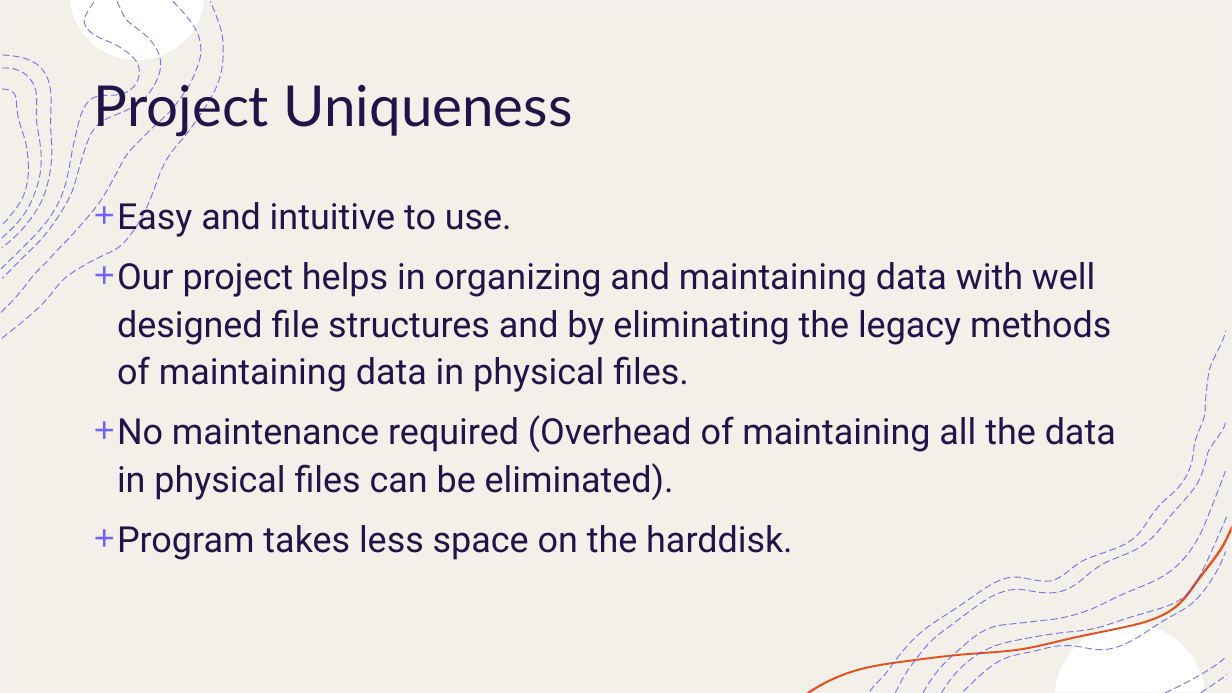
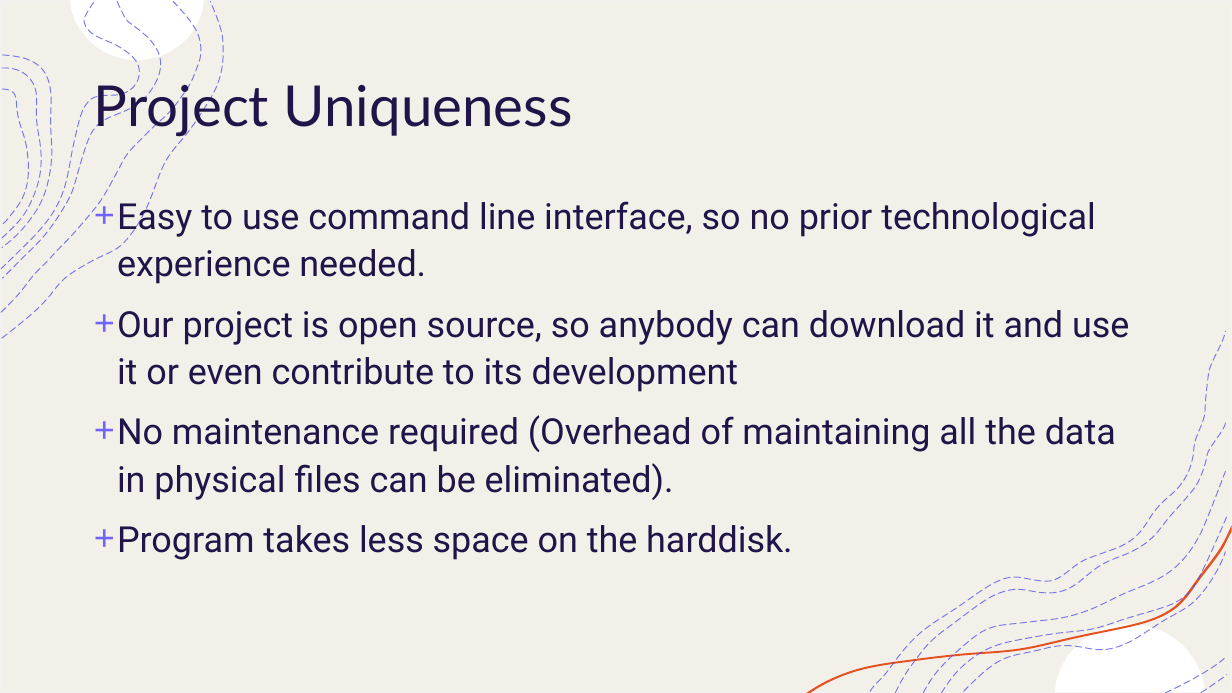
Before and after one commit to yadunandanbhat/InventoryTracker, a slide deck: slide 4 of Inventory Tracker.pptx. Drawn at 1232x693 pixels with LibreOffice and Linux fonts; fonts in the diff are those of the drawing. Boxes give left, top, right and bottom in pixels: in the first picture for what was removed or moved away, otherwise in the second. Text is boxed around its words. In the diff, an @@ line names an element or a change of style, - is before the commit and + after.

```diff
--- a/Inventory Tracker.pptx
+++ b/Inventory Tracker.pptx
@@ text at <box>117,196,1129,392</box>: text changed @@
-+ Easy and intuitive to use.
-+ Our project helps in organizing and maintaining data with well designed file structures and by eliminating the legacy methods of maintaining data in physical files.
++ Easy to use command line interface, so no prior technological experience needed.
++ Our project is open source, so anybody can download it and use it or even contribute to its development
```
Also in this commit, not shown: 7 other slides changed, 4 slides added, 3 slides removed, 4 other files.
